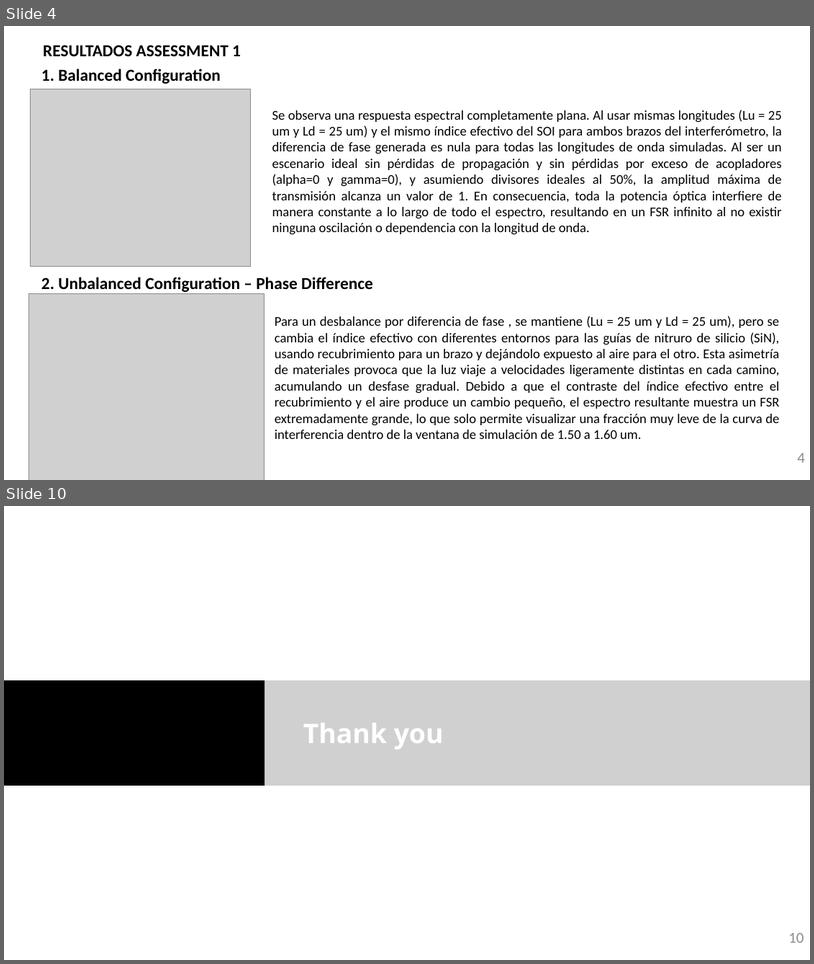
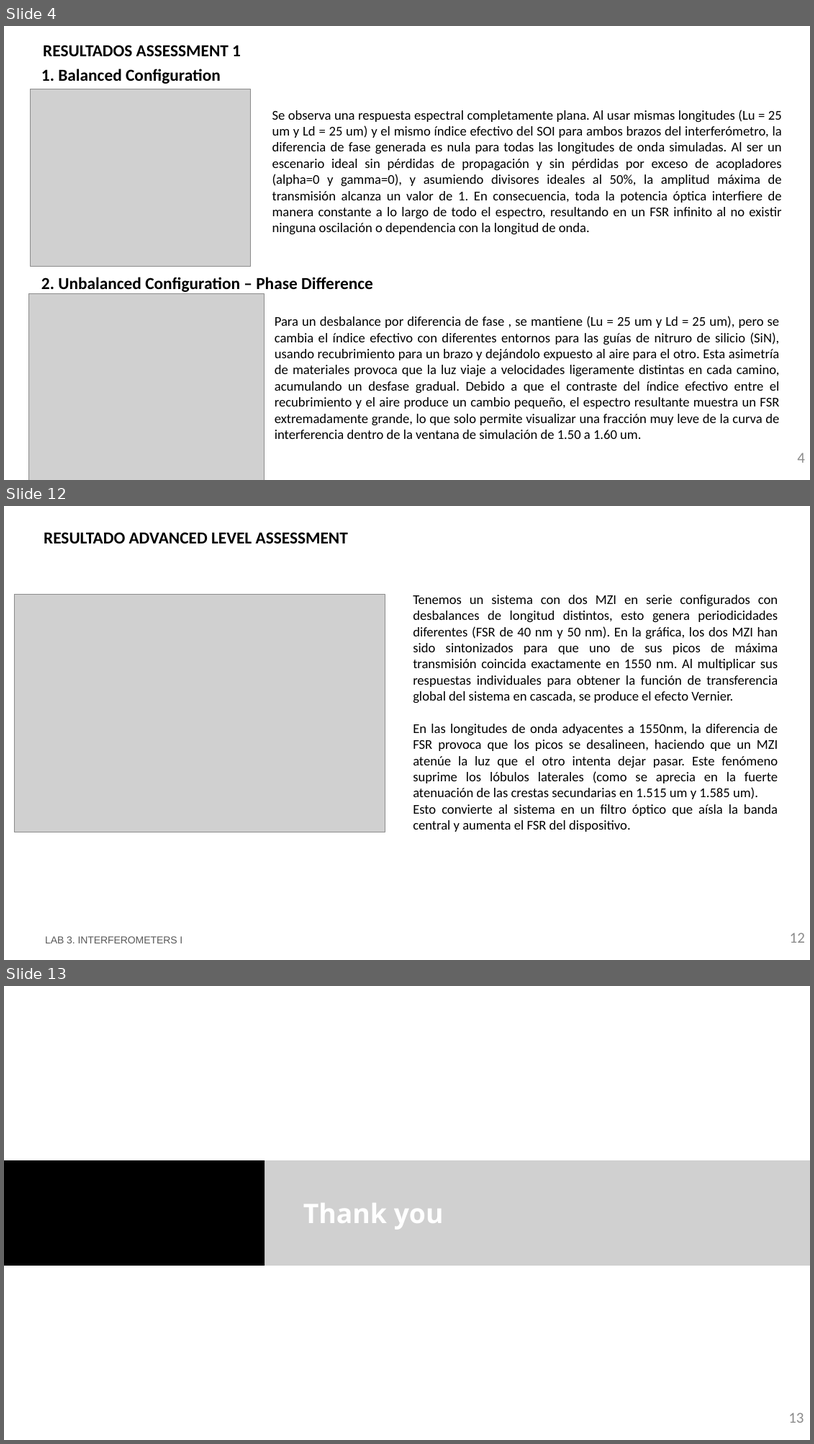
Before and after one commit to MariaJulve/pic-upv-lab3, a slide deck: LabBook_3.pptx. Shown one above the other, each under a label of ours: slides 4 and 10 before the commit, slides 4, 12 and 13 after it; the slides between them are not shown. The pictures are 814x964 and 814x1444 pixels, drawn with LibreOffice and Linux fonts; fonts in the diff are those of the drawing; grey boxes stand for pictures; background and template pictures are left out. Boxes give left, top, right and bottom in pixels: in the first picture for what was removed or moved away, otherwise in the second. Text is boxed around its words. In the diff, an @@ line names an element or a change of style, - is before the commit and + after.

```diff
--- a/LabBook_3.pptx
+++ b/LabBook_3.pptx
@@ slide 12 added at <box>4,506,810,960</box>, background #FFFFFF @@
@@ title added at <box>44,532,348,543</box>, 20 pt, text #000000, bold @@
+RESULTADO ADVANCED LEVEL ASSESSMENT
@@ picture added at <box>14,595,385,832</box> @@
@@ text added at <box>413,595,779,831</box>, 16 pt, text #000000 @@
+Tenemos un sistema con dos MZI en serie configurados con desbalances de longitud distintos, esto genera periodicidades diferentes (FSR de 40 nm y 50 nm). En la gráfica, los dos MZI han sido sintonizados para que uno de sus picos de máxima transmisión coincida exactamente en 1550 nm. Al multiplicar sus respuestas individuales para obtener la función de transferencia global del sistema en cascada, se produce el efecto Vernier.
+En las longitudes de onda adyacentes a 1550nm, la diferencia de FSR provoca que los picos se desalineen, haciendo que un MZI atenúe la luz que el otro intenta dejar pasar. Este fenómeno suprime los lóbulos laterales (como se aprecia en la fuerte atenuación de las crestas secundarias en 1.515 um y 1.585 um).
+Esto convierte al sistema en un filtro óptico que aísla la banda central y aumenta el FSR del dispositivo.
@@ text added at <box>45,936,183,943</box>, 12 pt, text #585858 @@
+LAB 3. INTERFEROMETERS I
@@ page number added at <box>790,932,805,942</box>, 18 pt, text #8C8C8C @@
+12
@@ what was slide 10 is now slide 13 @@
@@ page number at <box>789,1412,804,1422</box>: text changed @@
-10
+13
```
Also in this commit, not shown: 2 slides changed, 2 other slides added, 1 other file.
